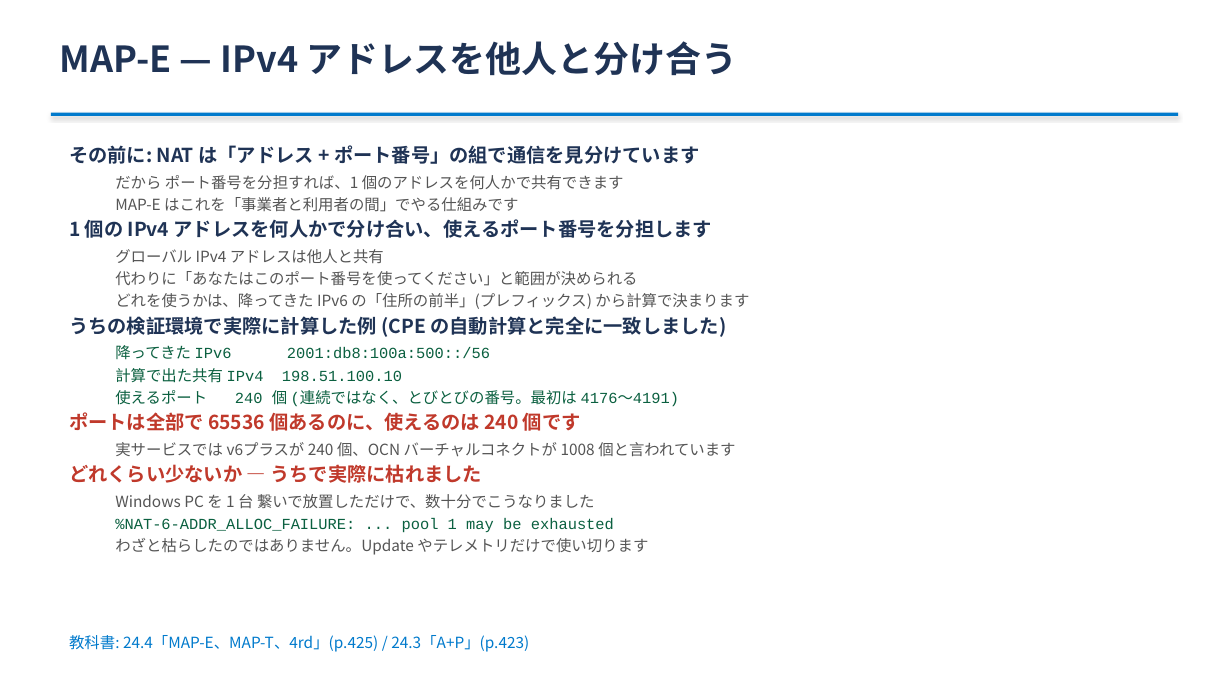
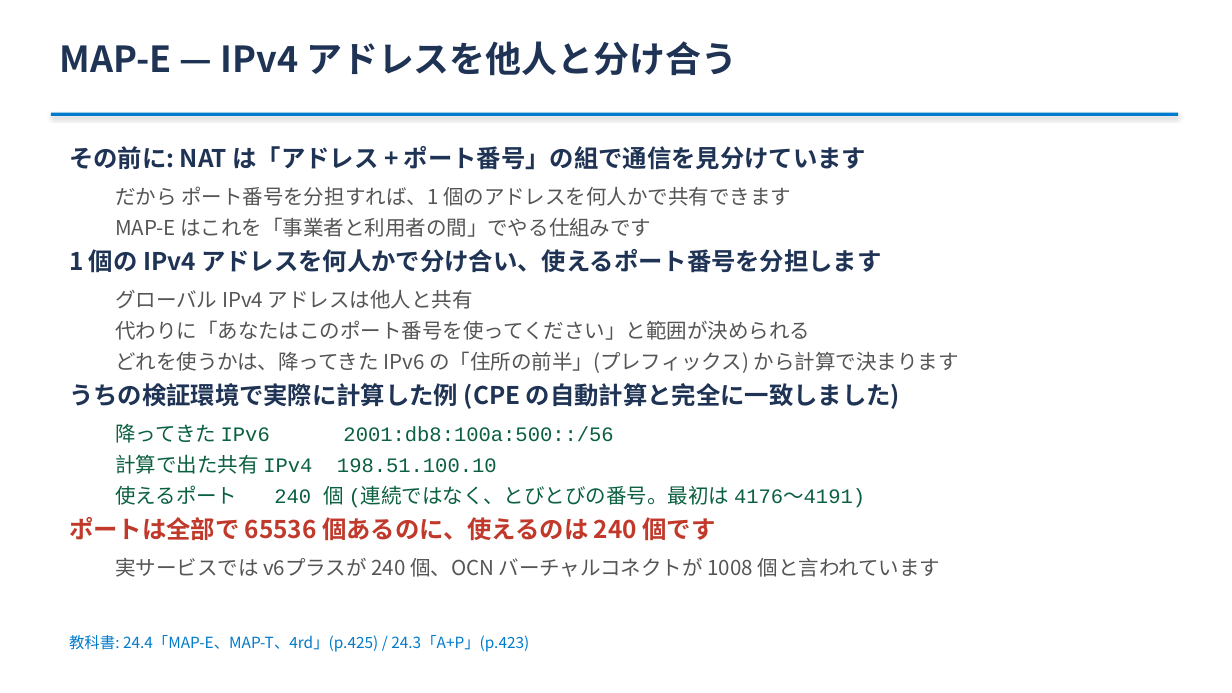
Before and after one commit to ginchankawaii/claude-code-book-template, a slide deck: slide 27 of docs/ipoe-lab/slides/setsumeikai.pptx (slide 26 before the commit). Drawn at 1232x693 pixels with LibreOffice and Linux fonts; fonts in the diff are those of the drawing. Boxes give left, top, right and bottom in pixels: in the first picture for what was removed or moved away, otherwise in the second. Text is boxed around its words. In the diff, an @@ line names an element or a change of style, - is before the commit and + after.

```diff
--- a/docs/ipoe-lab/slides/setsumeikai.pptx
+++ b/docs/ipoe-lab/slides/setsumeikai.pptx
@@ text "その前に: NAT は「アドレス + ポート番号」の組で通信を見分けています" at (x1=69, y1=146, x2=959, y2=577): size 15 to 19 pt in "その前に: NAT は「アドレス + ポート番号」の組で通信を見分けています", "1 個の IPv4 アドレスを何人かで分け合い、使えるポート番号を分担します", "うちの検証環境で実際に計算した例 (CPE の自動計算と完全に一致しました)", "ポートは全部で 65536 個あるのに、使えるのは 240 個です"; size 12 to 16 pt in "だから ポート番号を分担すれば、1 個のアドレスを何人かで共有できます", "MAP-E はこれを「事業者と利用者の間」でやる仕組みです", "グローバル IPv4 アドレスは他人と共有", "代わりに「あなたはこのポート番号を使ってください」と範囲が決められる" and 5 more places; more space between paragraphs @@
@@ text at (x1=69, y1=464, x2=648, y2=555): paragraphs removed @@
-どれくらい少ないか — うちで実際に枯れました
-  Windows PC を 1 台 繋いで放置しただけで、数十分でこうなりました
-  %NAT-6-ADDR_ALLOC_FAILURE: ... pool 1 may be exhausted
-  わざと枯らしたのではありません。Update やテレメトリだけで使い切ります
```
Also in this commit, not shown: 2 other slides changed, 2 slides added, 2 other files.
